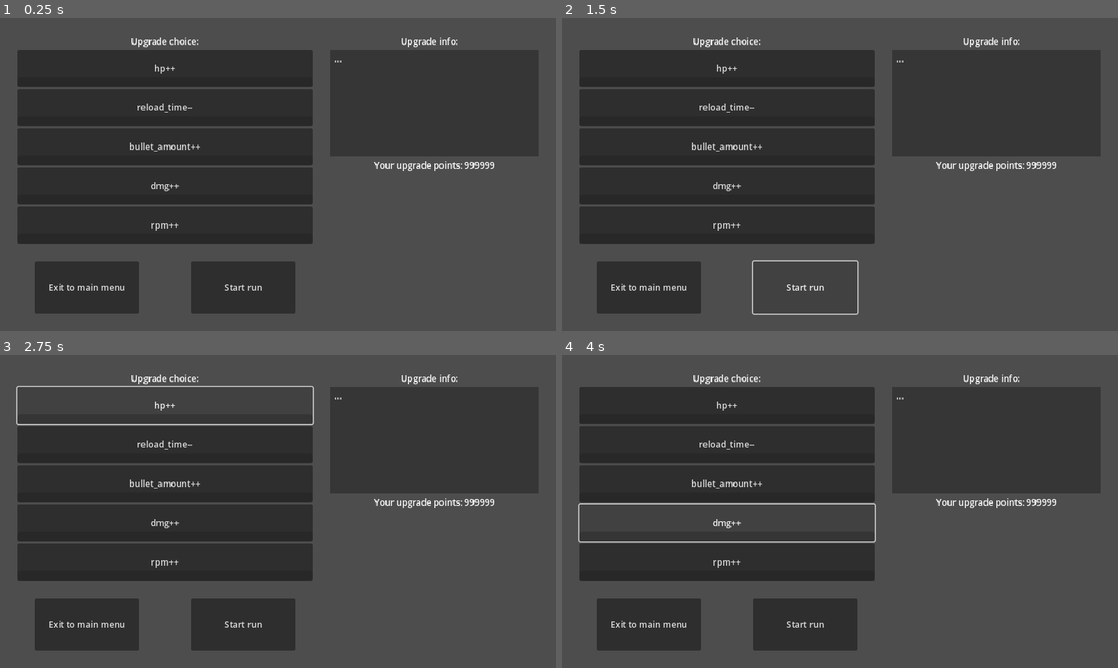
Above: before the commit, frames 1-4 (two rows, left to right).
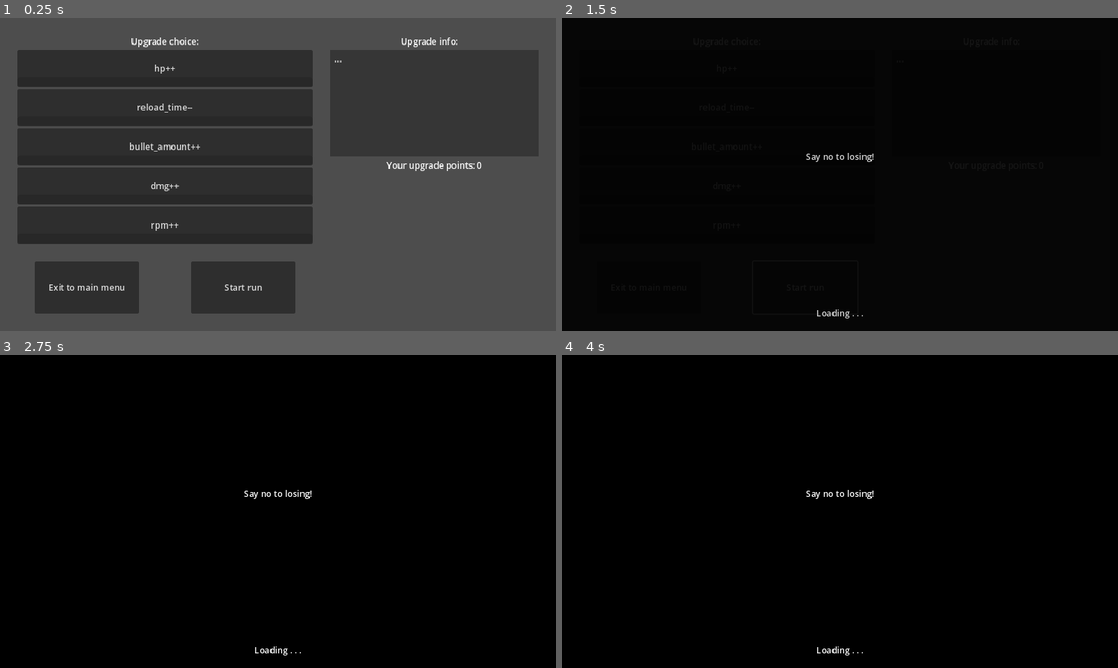
Above: after the commit, the same moments.

Repository: TrueHopolok/gamejam_nsjs
Game: Godot game, scene res://scenes/menus/upgrade_menu.tscn
Same seed, same stepped clock (60 frames per second), same inputs: the game is played once before the commit and once after it. This scene is started directly instead of the project's main scene.
Inputs (mouse positions are in pixels of both pictures, inside the frame that each line leads up to):
- Up to frame 1 (0.25 s): no input
- Up to frame 2 (1.5 s): click "Start run" at 0.5 s; click "Start run" at 1.25 s
- Up to frame 3 (2.75 s): click "hp++" at 2 s
- Up to frame 4 (4 s): click "bullet_amount++" at 2.75 s; click (728, 524) at 3.5 s, where only the run before the commit has a clickable "dmg++"

The runs differ from the first frame. In frame 1, 0.3% of the frame differs, in the area x 67-89%, y 45-49%; in frame 2, 100%; in frame 3, 100%, in the area x 0-100%, y 0-100%; in frame 4, 100%.

Commit message:
ADDED: menus, upgrades and transitions

Diff:
--- a/project.godot
+++ b/project.godot
@@ -17,6 +17,7 @@
 [autoload]
 
 Global="*res://scripts/global.gd"
+TransitionScreen="*res://scenes/menus/transition_screen.tscn"
 
 [display]
 
--- /dev/null
+++ b/scenes/menus/main_menu.tscn
@@ -0,0 +1,45 @@
+[gd_scene load_steps=4 format=3 uid="uid://dpwnfyo05j2a1"]
+
+[ext_resource type="Script" path="res://scripts/main_menu/button_continue.gd" id="1_8gg12"]
+[ext_resource type="Script" path="res://scripts/main_menu/button_resetprogress.gd" id="1_g65uv"]
+[ext_resource type="Script" path="res://scripts/main_menu/confirm_menu.gd" id="2_oh1y1"]
+
+[node name="MainMenu" type="CanvasLayer"]
+
+[node name="title" type="Label" parent="."]
+offset_left = 256.0
+offset_top = 32.0
+offset_right = 768.0
+offset_bottom = 128.0
+text = "Covid Prequel"
+horizontal_alignment = 1
+vertical_alignment = 1
+
+[node name="Button_Continue" type="Button" parent="."]
+offset_left = 416.0
+offset_top = 192.0
+offset_right = 608.0
+offset_bottom = 256.0
+focus_mode = 0
+text = "Continue"
+script = ExtResource("1_8gg12")
+
+[node name="Button_ResetProgress" type="Button" parent="."]
+offset_left = 416.0
+offset_top = 320.0
+offset_right = 608.0
+offset_bottom = 384.0
+focus_mode = 0
+text = "Reset progress"
+script = ExtResource("1_g65uv")
+
+[node name="ConfirmationDialog" type="ConfirmationDialog" parent="Button_ResetProgress"]
+title = "Reset progress"
+position = Vector2i(410, 228)
+size = Vector2i(200, 120)
+always_on_top = true
+ok_button_text = "YES"
+dialog_text = "Are you really want to
+reset all your progress?"
+cancel_button_text = "NO"
+script = ExtResource("2_oh1y1")
--- /dev/null
+++ b/scenes/menus/transition_screen.tscn
@@ -0,0 +1,165 @@
+[gd_scene load_steps=6 format=3 uid="uid://kuy084muulw1"]
+
+[ext_resource type="Script" path="res://scripts/transition_screen.gd" id="1_mo717"]
+
+[sub_resource type="Animation" id="Animation_sfrq7"]
+resource_name = "fade_to_black"
+tracks/0/type = "value"
+tracks/0/imported = false
+tracks/0/enabled = true
+tracks/0/path = NodePath("colorrect:color")
+tracks/0/interp = 1
+tracks/0/loop_wrap = true
+tracks/0/keys = {
+"times": PackedFloat32Array(0, 1),
+"transitions": PackedFloat32Array(1, 1),
+"update": 0,
+"values": [Color(0, 0, 0, 0), Color(0, 0, 0, 1)]
+}
+tracks/1/type = "value"
+tracks/1/imported = false
+tracks/1/enabled = true
+tracks/1/path = NodePath("loading:theme_override_colors/font_color")
+tracks/1/interp = 1
+tracks/1/loop_wrap = true
+tracks/1/keys = {
+"times": PackedFloat32Array(0, 1),
+"transitions": PackedFloat32Array(1, 1),
+"update": 0,
+"values": [Color(0, 0, 0, 0), Color(1, 1, 1, 1)]
+}
+tracks/2/type = "value"
+tracks/2/imported = false
+tracks/2/enabled = true
+tracks/2/path = NodePath("Label_Motivation:theme_override_colors/font_color")
+tracks/2/interp = 1
+tracks/2/loop_wrap = true
+tracks/2/keys = {
+"times": PackedFloat32Array(0, 1),
+"transitions": PackedFloat32Array(1, 1),
+"update": 0,
+"values": [Color(0, 0, 0, 0), Color(1, 1, 1, 1)]
+}
+
+[sub_resource type="Animation" id="Animation_gxhdh"]
+length = 0.001
+tracks/0/type = "value"
+tracks/0/imported = false
+tracks/0/enabled = true
+tracks/0/path = NodePath("colorrect:color")
+tracks/0/interp = 1
+tracks/0/loop_wrap = true
+tracks/0/keys = {
+"times": PackedFloat32Array(0),
+"transitions": PackedFloat32Array(1),
+"update": 0,
+"values": [Color(0, 0, 0, 0)]
+}
+tracks/1/type = "value"
+tracks/1/imported = false
+tracks/1/enabled = true
+tracks/1/path = NodePath("loading:theme_override_colors/font_color")
+tracks/1/interp = 1
+tracks/1/loop_wrap = true
+tracks/1/keys = {
+"times": PackedFloat32Array(0),
+"transitions": PackedFloat32Array(1),
+"update": 0,
+"values": [Color(0, 0, 0, 0)]
+}
+tracks/2/type = "value"
+tracks/2/imported = false
+tracks/2/enabled = true
+tracks/2/path = NodePath("Label_Motivation:theme_override_colors/font_color")
+tracks/2/interp = 1
+tracks/2/loop_wrap = true
+tracks/2/keys = {
+"times": PackedFloat32Array(0),
+"transitions": PackedFloat32Array(1),
+"update": 0,
+"values": [Color(0, 0, 0, 0)]
+}
+
+[sub_resource type="Animation" id="Animation_4qpe3"]
+resource_name = "fade_to_normal"
+tracks/0/type = "value"
+tracks/0/imported = false
+tracks/0/enabled = true
+tracks/0/path = NodePath("colorrect:color")
+tracks/0/interp = 1
+tracks/0/loop_wrap = true
+tracks/0/keys = {
+"times": PackedFloat32Array(0, 1),
+"transitions": PackedFloat32Array(1, 1),
+"update": 0,
+"values": [Color(0, 0, 0, 1), Color(0, 0, 0, 0)]
+}
+tracks/1/type = "value"
+tracks/1/imported = false
+tracks/1/enabled = true
+tracks/1/path = NodePath("loading:theme_override_colors/font_color")
+tracks/1/interp = 1
+tracks/1/loop_wrap = true
+tracks/1/keys = {
+"times": PackedFloat32Array(0, 1),
+"transitions": PackedFloat32Array(1, 1),
+"update": 0,
+"values": [Color(1, 1, 1, 1), Color(0, 0, 0, 0)]
+}
+tracks/2/type = "value"
+tracks/2/imported = false
+tracks/2/enabled = true
+tracks/2/path = NodePath("Label_Motivation:theme_override_colors/font_color")
+tracks/2/interp = 1
+tracks/2/loop_wrap = true
+tracks/2/keys = {
+"times": PackedFloat32Array(0, 1),
+"transitions": PackedFloat32Array(1, 1),
+"update": 0,
+"values": [Color(1, 1, 1, 1), Color(0, 0, 0, 0)]
+}
+
+[sub_resource type="AnimationLibrary" id="AnimationLibrary_bt02k"]
+_data = {
+"RESET": SubResource("Animation_gxhdh"),
+"fade_to_black": SubResource("Animation_sfrq7"),
+"fade_to_normal": SubResource("Animation_4qpe3")
+}
+
+[node name="TransitionScreen" type="CanvasLayer"]
+layer = 2
+script = ExtResource("1_mo717")
+
+[node name="AnimationPlayer" type="AnimationPlayer" parent="."]
+libraries = {
+"": SubResource("AnimationLibrary_bt02k")
+}
+
+[node name="colorrect" type="ColorRect" parent="."]
+offset_right = 1024.0
+offset_bottom = 576.0
+mouse_filter = 2
+color = Color(0, 0, 0, 0)
+
+[node name="loading" type="Label" parent="."]
+offset_left = 256.0
+offset_top = 512.0
+offset_right = 768.0
+offset_bottom = 576.0
+theme_override_colors/font_color = Color(0, 0, 0, 0)
+text = "Loading . . ."
+horizontal_alignment = 1
+vertical_alignment = 1
+
+[node name="Label_Motivation" type="Label" parent="."]
+offset_left = 256.0
+offset_top = 224.0
+offset_right = 768.0
+offset_bottom = 288.0
+theme_override_colors/font_color = Color(0, 0, 0, 0)
+text = "Quote"
+horizontal_alignment = 1
+vertical_alignment = 1
+
+[node name="Timer" type="Timer" parent="."]
+one_shot = true
--- a/scenes/menus/upgrade_menu.tscn
+++ b/scenes/menus/upgrade_menu.tscn
@@ -1,4 +1,13 @@
-[gd_scene format=3 uid="uid://dypu2om0rxebg"]
+[gd_scene load_steps=9 format=3 uid="uid://dypu2om0rxebg"]
+
+[ext_resource type="Script" path="res://scripts/upgrade_menu/button_mainmenu.gd" id="1_38rmm"]
+[ext_resource type="Script" path="res://scripts/upgrade_menu/label_points.gd" id="1_ig136"]
+[ext_resource type="Script" path="res://scripts/upgrade_menu/button_hp.gd" id="1_xgbsm"]
+[ext_resource type="Script" path="res://scripts/upgrade_menu/button_gamestart.gd" id="2_p7ag0"]
+[ext_resource type="Script" path="res://scripts/upgrade_menu/button_reload.gd" id="2_t65eh"]
+[ext_resource type="Script" path="res://scripts/upgrade_menu/button_ammo.gd" id="3_12e53"]
+[ext_resource type="Script" path="res://scripts/upgrade_menu/button_dmg.gd" id="4_ftiyb"]
+[ext_resource type="Script" path="res://scripts/upgrade_menu/button_rpm.gd" id="5_hdm1c"]
 
 [node name="UpgradeMenu" type="CanvasLayer"]
 
@@ -18,7 +27,7 @@
 offset_bottom = 255.0
 color = Color(0, 0, 0, 0.294118)
 
-[node name="Label_Info" type="RichTextLabel" parent="colorrect"]
+[node name="Label_Info" type="RichTextLabel" parent="colorrect" groups=["Info"]]
 layout_mode = 1
 anchors_preset = 15
 anchor_right = 1.0
@@ -50,6 +59,7 @@
 layout_mode = 2
 size_flags_vertical = 3
 text = "hp++"
+script = ExtResource("1_xgbsm")
 
 [node name="ProgressBar" type="ProgressBar" parent="UpgradeContainer/Button_HP"]
 layout_mode = 0
@@ -64,6 +74,7 @@
 layout_mode = 2
 size_flags_vertical = 3
 text = "reload_time--"
+script = ExtResource("2_t65eh")
 
 [node name="ProgressBar" type="ProgressBar" parent="UpgradeContainer/Button_ReloadTime"]
 layout_mode = 0
@@ -78,6 +89,7 @@
 layout_mode = 2
 size_flags_vertical = 3
 text = "bullet_amount++"
+script = ExtResource("3_12e53")
 
 [node name="ProgressBar" type="ProgressBar" parent="UpgradeContainer/Button_BulletAmount"]
 layout_mode = 0
@@ -92,6 +104,7 @@
 layout_mode = 2
 size_flags_vertical = 3
 text = "dmg++"
+script = ExtResource("4_ftiyb")
 
 [node name="ProgressBar" type="ProgressBar" parent="UpgradeContainer/Button_DMG"]
 layout_mode = 0
@@ -106,6 +119,7 @@
 layout_mode = 2
 size_flags_vertical = 3
 text = "rpm++"
+script = ExtResource("5_hdm1c")
 
 [node name="ProgressBar" type="ProgressBar" parent="UpgradeContainer/Button_RPM"]
 layout_mode = 0
@@ -124,6 +138,7 @@
 text = "Your upgrade points: 999999"
 horizontal_alignment = 1
 vertical_alignment = 1
+script = ExtResource("1_ig136")
 
 [node name="Button_MainMenu" type="Button" parent="."]
 offset_left = 64.0
@@ -131,6 +146,7 @@
 offset_right = 256.0
 offset_bottom = 544.0
 text = "Exit to main menu"
+script = ExtResource("1_38rmm")
 
 [node name="Button_StartGame" type="Button" parent="."]
 offset_left = 352.0
@@ -138,3 +154,4 @@
 offset_right = 544.0
 offset_bottom = 544.0
 text = "Start run"
+script = ExtResource("2_p7ag0")
--- a/scenes/player.tscn
+++ b/scenes/player.tscn
@@ -675,5 +675,8 @@
 sprite_frames = SubResource("SpriteFrames_82cq0")
 animation = &"idle_side"
 
+[node name="DeathTimer" type="Timer" parent="."]
+one_shot = true
+
 [editable path="HealthComponent"]
 [editable path="ShootingComponent"]
--- a/scripts/global.gd
+++ b/scripts/global.gd
@@ -1,6 +1,14 @@
 extends Node
 
-const SAVE_FILE_PATH : String = "covid.json"
+const SAVE_FILE_PATH : String = "user://covid.json"
+
+var motivational_quotes : Array[String] = \
+[
+	"Don't give up!",
+	"You can do it!",
+	"Improve, evolve, win!",
+	"Say no to losing!",
+]
 
 var stats : Dictionary = \
 {
@@ -24,6 +32,18 @@
 		assert(packed_scenes[key] != null, name + ": packed_scenes[" + key + "] is null")
 	load_progress()
 
+func reset_progress():
+	stats = \
+{
+	"money" = 0,
+	"health" = 0,
+	"damage" = 0,
+	"rpm" = 0,
+	"reload" = 0,
+	"ammo" = 0
+}
+	save_progress()
+
 func load_progress():
 	if not FileAccess.file_exists(SAVE_FILE_PATH):
 		return
--- a/scripts/in_game_objects/health_component.gd
+++ b/scripts/in_game_objects/health_component.gd
@@ -32,7 +32,7 @@
 	is_death = health <= 0.0
 	invincibility_timer.start(invincibility_time)
 	if is_death:
+		hitbox.set_deferred("process_mode", Node.PROCESS_MODE_DISABLED)
 		died.emit()
-		hitbox.set_deferred("process_mode", Node.PROCESS_MODE_DISABLED)
 	else:
 		injured.emit()
--- a/scripts/in_game_objects/player.gd
+++ b/scripts/in_game_objects/player.gd
@@ -46,6 +46,7 @@
 	health_component.reset(
 		1 + Global.stats["health"]
 	)
+	health_component.invincibility_timer.start(5.0)
 	shooting_component.reset(
 		5 - 0.3 * Global.stats["reload"],
 		1 - 0.1 * Global.stats["rpm"],
@@ -72,6 +73,9 @@
 	velocity.x = 0
 	animated_sprite.play("death")
 	$MainCamera.zoom = Vector2(3, 3)
+	$DeathTimer.start(2.0)
+	await $DeathTimer.timeout
+	TransitionScreen.change_scene("res://scenes/menus/upgrade_menu.tscn")
 
 func _animate(direction : Vector2):
 	if velocity.x:
--- /dev/null
+++ b/scripts/main_menu/button_continue.gd
@@ -0,0 +1,4 @@
+extends Button
+
+func _pressed():
+	TransitionScreen.change_scene("res://scenes/menus/upgrade_menu.tscn")
--- /dev/null
+++ b/scripts/main_menu/button_resetprogress.gd
@@ -0,0 +1,4 @@
+extends Button
+
+func _pressed():
+	$ConfirmationDialog.visible = true
--- /dev/null
+++ b/scripts/main_menu/confirm_menu.gd
@@ -0,0 +1,7 @@
+extends ConfirmationDialog
+
+func _ready():
+	confirmed.connect(_confirmed)
+
+func _confirmed():
+	Global.reset_progress()
--- /dev/null
+++ b/scripts/transition_screen.gd
@@ -0,0 +1,15 @@
+extends CanvasLayer
+
+func change_scene(scene_path : String):
+	randomize()
+	$Label_Motivation.text = Global.motivational_quotes[randi() % len(Global.motivational_quotes)]
+	$AnimationPlayer.play("fade_to_black")
+	$Timer.start(1.5)
+	await $Timer.timeout
+	get_tree().change_scene_to_file(scene_path)
+	$Timer.start(1.5)
+	await $Timer.timeout
+	Global.save_progress()
+	$Timer.start(1.5)
+	await $Timer.timeout
+	$AnimationPlayer.play("fade_to_normal")
--- /dev/null
+++ b/scripts/upgrade_menu/button_ammo.gd
@@ -0,0 +1,26 @@
+extends Button
+
+@onready var progress_bar : ProgressBar = $ProgressBar
+
+var info_label : RichTextLabel
+
+func _ready():
+	info_label = get_tree().get_first_node_in_group("Info")
+
+func _process(_delta):
+	progress_bar.value = clampi(Global.stats["ammo"], 0, 9)
+	if is_hovered():
+		if Global.stats["ammo"] < 9:
+			info_label.text = \
+"Upgrading this will increase your [color=green]ammo amount[/color] by [color=green]1 bullet[/color].\n
+Cost for an upgrade: [color=red]" + str(Global.stats["ammo"] * 2 + 2) + "[/color]."
+		else:
+			info_label.text = "[color=green]Ammo[/color] upgrade is [color=yellow]maxed out[/color]."
+
+func _pressed():
+	if Global.stats["ammo"] >= 9:
+		return
+	if Global.stats["money"] - Global.stats["ammo"] * 2 - 2 < 0:
+		return
+	Global.stats["money"] -= Global.stats["ammo"] * 2 + 2
+	Global.stats["ammo"] += 1
--- /dev/null
+++ b/scripts/upgrade_menu/button_dmg.gd
@@ -0,0 +1,26 @@
+extends Button
+
+@onready var progress_bar : ProgressBar = $ProgressBar
+
+var info_label : RichTextLabel
+
+func _ready():
+	info_label = get_tree().get_first_node_in_group("Info")
+
+func _process(_delta):
+	progress_bar.value = clampi(Global.stats["damage"], 0, 9)
+	if is_hovered():
+		if Global.stats["damage"] < 9:
+			info_label.text = \
+"Upgrading this will increase your [color=green]damage[/color] by [color=green]1[/color].\n
+Cost for an upgrade: [color=red]" + str(Global.stats["damage"] * 2 + 2) + "[/color]."
+		else:
+			info_label.text = "[color=green]Damage[/color] upgrade is [color=yellow]maxed out[/color]."
+
+func _pressed():
+	if Global.stats["damage"] >= 9:
+		return
+	if Global.stats["money"] - Global.stats["damage"] * 2 - 2 < 0:
+		return
+	Global.stats["money"] -= Global.stats["damage"] * 2 + 2
+	Global.stats["damage"] += 1
--- /dev/null
+++ b/scripts/upgrade_menu/button_gamestart.gd
@@ -0,0 +1,4 @@
+extends Button
+
+func _pressed():
+	TransitionScreen.change_scene("res://scenes/main.tscn")
--- /dev/null
+++ b/scripts/upgrade_menu/button_hp.gd
@@ -0,0 +1,26 @@
+extends Button
+
+@onready var progress_bar : ProgressBar = $ProgressBar
+
+var info_label : RichTextLabel
+
+func _ready():
+	info_label = get_tree().get_first_node_in_group("Info")
+
+func _process(_delta):
+	progress_bar.value = clampi(Global.stats["health"], 0, 9)
+	if is_hovered():
+		if Global.stats["health"] < 9:
+			info_label.text = \
+"Upgrading this will increase your [color=green]health[/color] by [color=green]1[/color].\n
+Cost for an upgrade: [color=red]" + str(Global.stats["health"] * 2 + 2) + "[/color]."
+		else:
+			info_label.text = "[color=green]Health[/color] upgrade is [color=yellow]maxed out[/color]."
+
+func _pressed():
+	if Global.stats["health"] >= 9:
+		return
+	if Global.stats["money"] - Global.stats["health"] * 2 - 2 < 0:
+		return
+	Global.stats["money"] -= Global.stats["health"] * 2 + 2
+	Global.stats["health"] += 1
--- /dev/null
+++ b/scripts/upgrade_menu/button_mainmenu.gd
@@ -0,0 +1,4 @@
+extends Button
+
+func _pressed():
+	TransitionScreen.change_scene("res://scenes/menus/main_menu.tscn")
--- /dev/null
+++ b/scripts/upgrade_menu/button_reload.gd
@@ -0,0 +1,26 @@
+extends Button
+
+@onready var progress_bar : ProgressBar = $ProgressBar
+
+var info_label : RichTextLabel
+
+func _ready():
+	info_label = get_tree().get_first_node_in_group("Info")
+
+func _process(_delta):
+	progress_bar.value = clampi(Global.stats["reload"], 0, 9)
+	if is_hovered():
+		if Global.stats["reload"] < 9:
+			info_label.text = \
+"Upgrading this will decrease your [color=green]reload time[/color] by [color=green]0.3 sec[/color].\n
+Cost for an upgrade: [color=red]" + str(Global.stats["reload"] * 2 + 2) + "[/color]."
+		else:
+			info_label.text = "[color=green]Reload time[/color] upgrade is [color=yellow]maxed out[/color]."
+
+func _pressed():
+	if Global.stats["reload"] >= 9:
+		return
+	if Global.stats["money"] - Global.stats["reload"] * 2 - 2 < 0:
+		return
+	Global.stats["money"] -= Global.stats["reload"] * 2 + 2
+	Global.stats["reload"] += 1
--- /dev/null
+++ b/scripts/upgrade_menu/button_rpm.gd
@@ -0,0 +1,26 @@
+extends Button
+
+@onready var progress_bar : ProgressBar = $ProgressBar
+
+var info_label : RichTextLabel
+
+func _ready():
+	info_label = get_tree().get_first_node_in_group("Info")
+
+func _process(_delta):
+	progress_bar.value = clampi(Global.stats["rpm"], 0, 9)
+	if is_hovered():
+		if Global.stats["rpm"] < 9:
+			info_label.text = \
+"Upgrading this will decrease your [color=green]time beetwen shots[/color] by [color=green]0.1 sec[/color].\n
+Cost for an upgrade: [color=red]" + str(Global.stats["rpm"] * 2 + 2) + "[/color]."
+		else:
+			info_label.text = "[color=green]Time beetwen shots[/color] upgrade is [color=yellow]maxed out[/color]."
+
+func _pressed():
+	if Global.stats["rpm"] >= 9:
+		return
+	if Global.stats["money"] - Global.stats["rpm"] * 2 - 2 < 0:
+		return
+	Global.stats["money"] -= Global.stats["rpm"] * 2 + 2
+	Global.stats["rpm"] += 1
--- /dev/null
+++ b/scripts/upgrade_menu/label_points.gd
@@ -0,0 +1,4 @@
+extends Label
+
+func _process(_delta):
+	text = "Your upgrade points: " + str(Global.stats["money"])
Not shown, added: scenes/menus/maiE21.tmp
